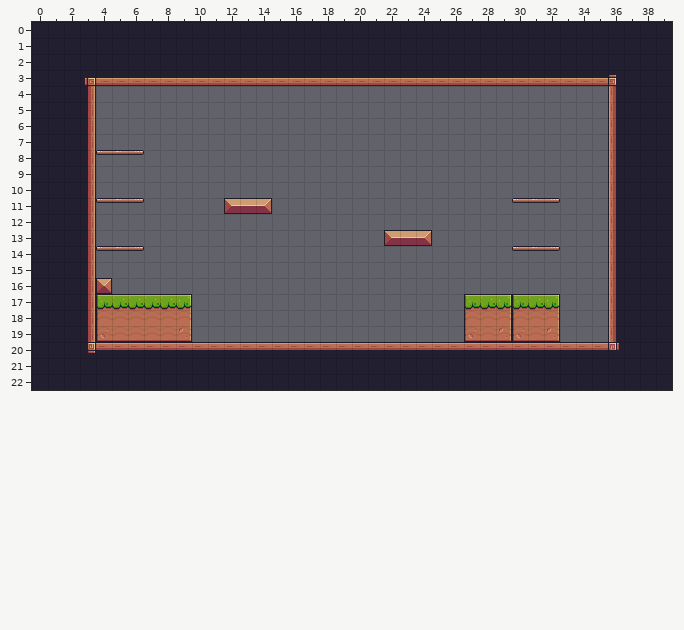
Tiled map: assets/tiles/level-01.tmx. The first picture shows the starting point.
Cells are 16x16 px. Shown: x 0..39, y 0..22.
After the commit:
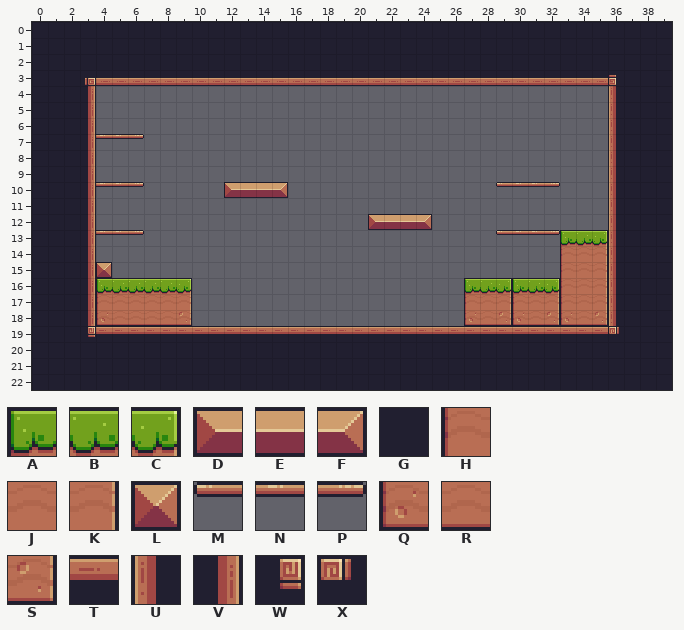
Key: from "Pixel Adventure": A 6, B 7, C 8, D 12, E 13, F 14, G 23, H 28, J 29, K 30, L 34, M 39, N 40, P 41, Q 50, R 51, S 52, T 89, U 110, V 112, W 113, X 114.
_ is an empty cell.
Diff:
Layer "Background":
The edit turns tile L into tile A in row 16 at x 4.
There is now tile A in row 13 at x 33; in row 16 at x 27 and 30.
There is now tile B in row 13 at x 34; in row 16 at x 5 to 8, 28 and 31.
There is now tile C in row 13 at x 35; in row 16 at x 9, 29 and 32.
There is now tile D in row 10 at x 12; in row 12 at x 21.
There is now tile E in row 10 at x 13 to 14; in row 12 at x 22 to 23.
There is now tile F in row 10 at x 15; in row 12 at x 24.
The edit turns tile T into tile G in row 20 at x 4 to 35.
The edit turns tile W into tile G in row 20 at x 3.
The edit turns tile X into tile G in row 20 at x 36.
The edit turns tile A into tile H in row 17 at x 4, 27 and 30.
There is now tile H in rows 14 to 17 at x 33.
The edit turns tile B into tile J in row 17 at x 5 to 8, 28 and 31.
There is now tile J in rows 14 to 17 at x 34.
The edit turns tile C into tile K in row 17 at x 9, 29 and 32.
There is now tile K in rows 14 to 17 at x 35.
There is now tile L in row 15 at x 4.
There is now tile M in row 10 at x 29; in row 13 at x 29.
There is now tile N in row 7 at x 4 to 5; in row 10 at x 4 to 5 and 30 to 31; in row 13 at x 4 to 5 and 30 to 31.
There is now tile P in row 7 at x 6; in row 10 at x 6 and 32; in row 13 at x 6 and 32.
The edit turns tile H into tile Q in row 18 at x 4, 27 and 30.
There is now tile Q in row 18 at x 33.
The edit turns tile J into tile R in row 18 at x 5 to 8, 28 and 31.
There is now tile R in row 18 at x 34.
The edit turns tile K into tile S in row 18 at x 9, 29 and 32.
There is now tile S in row 18 at x 35.
The edit turns tile Q into tile T in row 19 at x 4, 27 and 30.
The edit turns tile R into tile T in row 19 at x 5 to 8, 28 and 31.
The edit turns tile S into tile T in row 19 at x 9, 29 and 32.
There is now tile T in row 19 at x 10 to 26 and 33 to 35.
The edit turns tile V into tile W in row 19 at x 3.
The edit turns tile U into tile X in row 19 at x 36.
The author cleared tile D in row 11 at x 12; in row 13 at x 22.
The author cleared tile E in row 11 at x 13; in row 13 at x 23.
The author cleared tile F in row 11 at x 14; in row 13 at x 24.
The author cleared tile M in row 8 at x 4; in row 11 at x 4 and 30; in row 14 at x 4 and 30.
The author cleared tile N in row 8 at x 5; in row 11 at x 5 and 31; in row 14 at x 5 and 31.
The author cleared tile P in row 8 at x 6; in row 11 at x 6 and 32; in row 14 at x 6 and 32.
Boxes around the changes in both pictures, in picture pixels (x1, y1, x2, y2):
changed: (96, 134, 144, 155)
changed: (96, 182, 144, 203)
changed: (224, 182, 288, 214)
changed: (496, 182, 560, 203)
changed: (88, 214, 619, 353)
